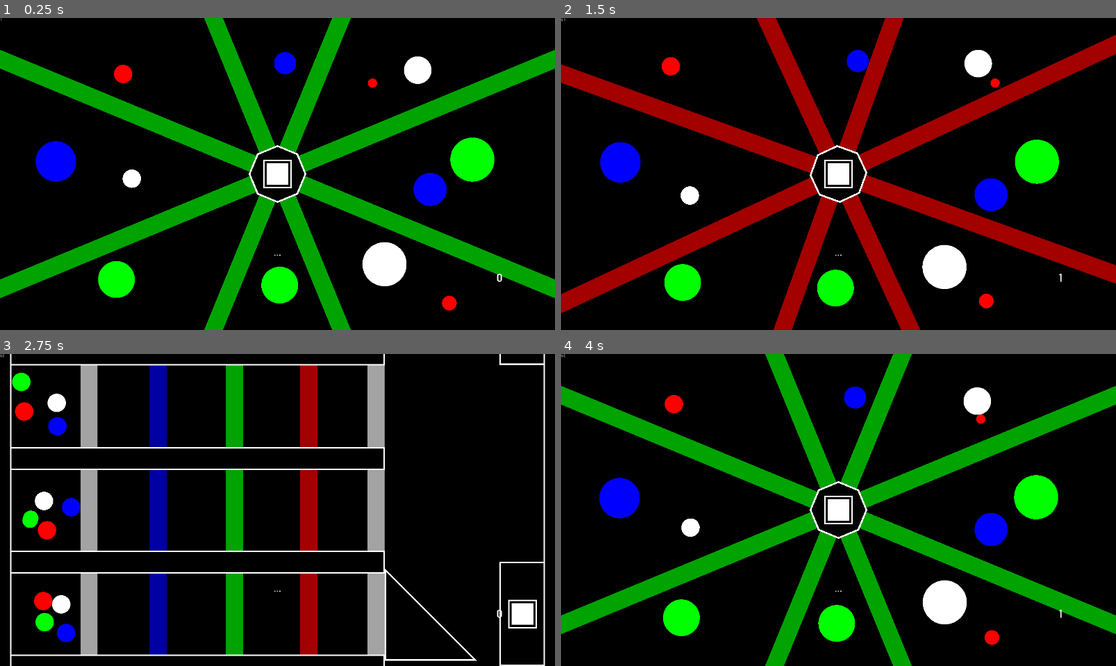
Above: before the commit, frames 1-4 (two rows, left to right).
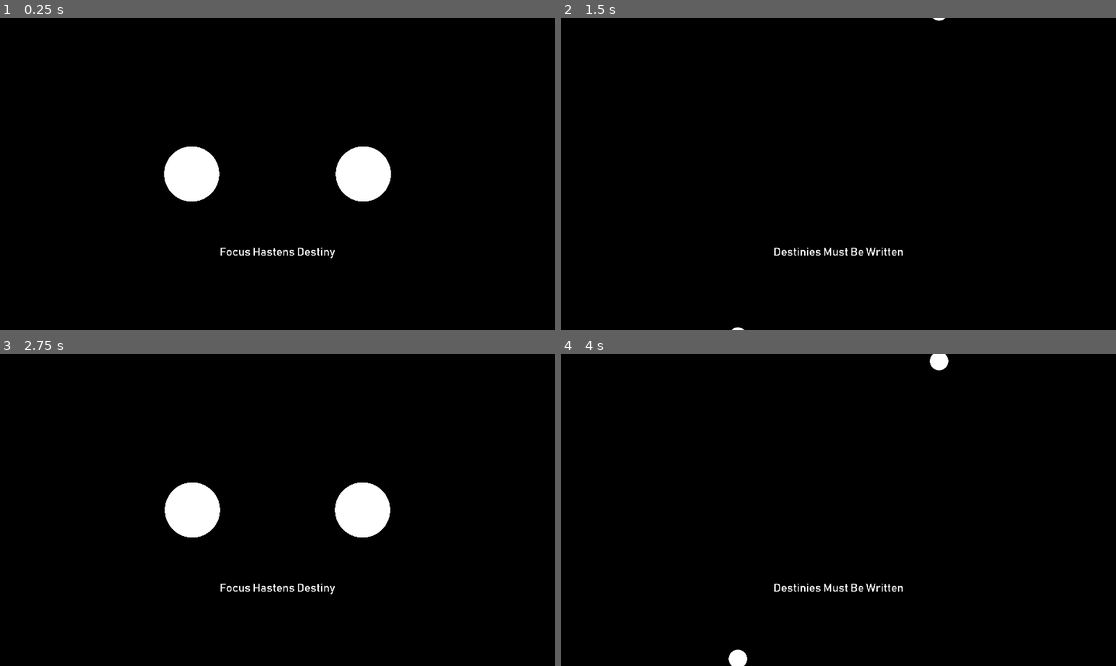
Above: after the commit, the same moments.

Repository: Dark-Gran/Spirit-Circles
Game: Godot game, scene res://src/Main.tscn
Same seed, same stepped clock (60 frames per second), same inputs: the game is played once before the commit and once after it.
Inputs (mouse positions are in pixels of both pictures, inside the frame that each line leads up to):
- Up to frame 1 (0.25 s): no input
- Up to frame 2 (1.5 s): click (838, 174) at 0.52 s; move the mouse to (960, 158) at 1.27 s; hold Right (ui_right) from 1.28 s (still down)
- Up to frame 3 (2.75 s): tap Space (ui_accept) at 1.52, 2.27 s; move the mouse to (166, 525) at 2.02 s; release Right (ui_right) at 2.03 s; hold Left (ui_left) from 2.03 s (still down)
- Up to frame 4 (4 s): move the mouse to (894, 441) at 2.77 s; release Left (ui_left) at 2.78 s; hold Right (ui_right) from 2.78 s (still down); move the mouse to (810, 572) at 3.52 s; tap Space (ui_accept) at 3.77 s

The runs differ from the first frame. In frame 1, 26% of the frame differs, in the area x 0-100%, y 0-100%; in frame 2, 23%; in frame 3, 20%; in frame 4, 23%.

Commit message:
level color changes (blue x green) + fps hidden by default

Diff:
--- a/src/world/World.gd
+++ b/src/world/World.gd
@@ -20,8 +20,9 @@
 # Level Loading
 
 func _ready():
+	$DebugGUI/FPS.visible = false
 	enable_continue(false)
-	level_id = 20
+	level_id = 1
 	move_to_level(level_id)
 
 func reload_level():
--- a/src/world/levels/Level_004.tscn
+++ b/src/world/levels/Level_004.tscn
@@ -15,44 +15,6 @@
 angle = 210
 size = 10.0
 
-[node name="Circle2" parent="Circles" instance=ExtResource( 1 )]
-position = Vector2( 662.302, 449.145 )
-color_type = 2
-angle = 90
-size = 12.0
-
-[node name="Circle3" parent="Circles" instance=ExtResource( 1 )]
-position = Vector2( 1194.03, 896.63 )
-color_type = 2
-angle = 110
-size = 25.0
-
-[node name="Circle4" parent="Circles" instance=ExtResource( 1 )]
-position = Vector2( 1576.94, 844.724 )
-angle = 30
-size = 24.0
-
-[node name="Circle5" parent="Circles" instance=ExtResource( 1 )]
-position = Vector2( 1218.02, 212.582 )
-color_type = 2
-angle = 240
-size = 15.0
-
-[node name="Circle6" parent="Circles" instance=ExtResource( 1 )]
-position = Vector2( 1637.32, 258.783 )
-color_type = 2
-angle = 100
-
-[node name="Circle7" parent="Circles" instance=ExtResource( 1 )]
-position = Vector2( 1398.53, 426.558 )
-angle = 175
-
-[node name="Circle8" parent="Circles" instance=ExtResource( 1 )]
-position = Vector2( 982.378, 498.955 )
-color_type = 2
-angle = -20
-size = 19.0
-
 [node name="Circle9" parent="Circles" instance=ExtResource( 1 )]
 position = Vector2( 489.116, 722.78 )
 angle = -20
@@ -62,3 +24,41 @@
 position = Vector2( 501.195, 185.231 )
 angle = -10
 size = 12.0
+
+[node name="Circle4" parent="Circles" instance=ExtResource( 1 )]
+position = Vector2( 1576.94, 844.724 )
+angle = 30
+size = 24.0
+
+[node name="Circle7" parent="Circles" instance=ExtResource( 1 )]
+position = Vector2( 1398.53, 426.558 )
+angle = 175
+
+[node name="Circle5" parent="Circles" instance=ExtResource( 1 )]
+position = Vector2( 1218.02, 212.582 )
+color_type = 1
+angle = 240
+size = 15.0
+
+[node name="Circle6" parent="Circles" instance=ExtResource( 1 )]
+position = Vector2( 1637.32, 258.783 )
+color_type = 1
+angle = 100
+
+[node name="Circle8" parent="Circles" instance=ExtResource( 1 )]
+position = Vector2( 982.378, 498.955 )
+color_type = 1
+angle = -20
+size = 19.0
+
+[node name="Circle2" parent="Circles" instance=ExtResource( 1 )]
+position = Vector2( 662.302, 449.145 )
+color_type = 1
+angle = 90
+size = 12.0
+
+[node name="Circle3" parent="Circles" instance=ExtResource( 1 )]
+position = Vector2( 1194.03, 896.63 )
+color_type = 1
+angle = 110
+size = 25.0
--- a/src/world/levels/Level_005.tscn
+++ b/src/world/levels/Level_005.tscn
@@ -15,50 +15,50 @@
 angle = 210
 size = 10.0
 
-[node name="Circle2" parent="Circles" instance=ExtResource( 1 )]
-position = Vector2( 662.302, 449.145 )
-color_type = 1
-angle = 90
+[node name="Circle9" parent="Circles" instance=ExtResource( 1 )]
+position = Vector2( 489.116, 722.78 )
+angle = -20
+size = 17.0
+
+[node name="Circle7" parent="Circles" instance=ExtResource( 1 )]
+position = Vector2( 1398.53, 426.558 )
+angle = 175
+
+[node name="Circle10" parent="Circles" instance=ExtResource( 1 )]
+position = Vector2( 501.195, 185.231 )
+angle = -10
 size = 12.0
-
-[node name="Circle3" parent="Circles" instance=ExtResource( 1 )]
-position = Vector2( 1194.03, 896.63 )
-color_type = 1
-angle = 110
-size = 25.0
 
 [node name="Circle4" parent="Circles" instance=ExtResource( 1 )]
 position = Vector2( 1576.94, 844.724 )
 angle = 30
 size = 24.0
 
+[node name="Circle6" parent="Circles" instance=ExtResource( 1 )]
+position = Vector2( 1629.32, 259.783 )
+color_type = 2
+angle = 100
+
 [node name="Circle5" parent="Circles" instance=ExtResource( 1 )]
 position = Vector2( 1210.02, 212.582 )
-color_type = 1
+color_type = 2
 angle = 240
 size = 15.0
 
-[node name="Circle6" parent="Circles" instance=ExtResource( 1 )]
-position = Vector2( 1629.32, 259.783 )
-color_type = 1
-angle = 100
-
-[node name="Circle7" parent="Circles" instance=ExtResource( 1 )]
-position = Vector2( 1398.53, 426.558 )
-angle = 175
-
 [node name="Circle8" parent="Circles" instance=ExtResource( 1 )]
 position = Vector2( 982.378, 498.955 )
-color_type = 1
+color_type = 2
 angle = -20
 size = 19.0
 
-[node name="Circle9" parent="Circles" instance=ExtResource( 1 )]
-position = Vector2( 489.116, 722.78 )
-angle = -20
-size = 17.0
+[node name="Circle3" parent="Circles" instance=ExtResource( 1 )]
+position = Vector2( 1194.03, 896.63 )
+color_type = 2
+angle = 110
+size = 25.0
 
-[node name="Circle10" parent="Circles" instance=ExtResource( 1 )]
-position = Vector2( 501.195, 185.231 )
-angle = -10
+[node name="Circle2" parent="Circles" instance=ExtResource( 1 )]
+position = Vector2( 662.302, 449.145 )
+color_type = 2
+angle = 90
 size = 12.0
--- a/src/world/levels/Level_006.tscn
+++ b/src/world/levels/Level_006.tscn
@@ -9,60 +9,60 @@
 
 [node name="Circles" type="Node2D" parent="."]
 
-[node name="Circle" parent="Circles" instance=ExtResource( 1 )]
-position = Vector2( 213.783, 144.525 )
+[node name="Circle8" parent="Circles" instance=ExtResource( 1 )]
+position = Vector2( 715.41, 931.443 )
 color_type = 1
-angle = 210
-size = 10.0
+angle = -20
+size = 19.0
 
 [node name="Circle2" parent="Circles" instance=ExtResource( 1 )]
 position = Vector2( 1282.25, 663.4 )
-color_type = 2
+color_type = 1
 angle = 90
 size = 12.0
 
-[node name="Circle3" parent="Circles" instance=ExtResource( 1 )]
-position = Vector2( 248.43, 632.915 )
-color_type = 1
-angle = 110
-size = 25.0
-
 [node name="Circle4" parent="Circles" instance=ExtResource( 1 )]
 position = Vector2( 1678.39, 534.708 )
-color_type = 2
+color_type = 1
 angle = 30
 size = 24.0
 
 [node name="Circle5" parent="Circles" instance=ExtResource( 1 )]
 position = Vector2( 1048.18, 417.418 )
-color_type = 2
+color_type = 1
 angle = 240
 size = 15.0
 
 [node name="Circle6" parent="Circles" instance=ExtResource( 1 )]
 position = Vector2( 1553.68, 143.017 )
-color_type = 2
+color_type = 1
 angle = 100
 
 [node name="Circle7" parent="Circles" instance=ExtResource( 1 )]
 position = Vector2( 1434.01, 891.18 )
-color_type = 1
+color_type = 2
 angle = 175
 size = 17.0
 
-[node name="Circle8" parent="Circles" instance=ExtResource( 1 )]
-position = Vector2( 715.41, 931.443 )
-color_type = 2
-angle = -20
-size = 19.0
-
 [node name="Circle9" parent="Circles" instance=ExtResource( 1 )]
 position = Vector2( 744.469, 534.835 )
-color_type = 1
+color_type = 2
+
+[node name="Circle" parent="Circles" instance=ExtResource( 1 )]
+position = Vector2( 213.783, 144.525 )
+color_type = 2
+angle = 210
+size = 10.0
+
+[node name="Circle3" parent="Circles" instance=ExtResource( 1 )]
+position = Vector2( 248.43, 632.915 )
+color_type = 2
+angle = 110
+size = 25.0
 
 [node name="Circle10" parent="Circles" instance=ExtResource( 1 )]
 position = Vector2( 1079.11, 253.235 )
-color_type = 1
+color_type = 2
 angle = -10
 size = 12.0
 
--- a/src/world/levels/Level_007.tscn
+++ b/src/world/levels/Level_007.tscn
@@ -12,13 +12,13 @@
 
 [node name="Circle" parent="Circles" instance=ExtResource( 1 )]
 position = Vector2( 408.813, 196.85 )
-color_type = 2
+color_type = 1
 angle = 210
 size = 10.0
 
 [node name="Circle2" parent="Circles" instance=ExtResource( 1 )]
 position = Vector2( 1679.45, 754.039 )
-color_type = 1
+color_type = 2
 angle = 90
 size = 18.0
 
@@ -29,7 +29,7 @@
 
 [node name="Circle4" parent="Circles" instance=ExtResource( 1 )]
 position = Vector2( 1699.8, 335.181 )
-color_type = 2
+color_type = 1
 angle = 30
 size = 24.0
 
@@ -48,29 +48,29 @@
 
 [node name="Circle8" parent="Circles" instance=ExtResource( 1 )]
 position = Vector2( 715.41, 931.443 )
-color_type = 2
+color_type = 1
 angle = -20
 size = 19.0
 
 [node name="Circle9" parent="Circles" instance=ExtResource( 1 )]
 position = Vector2( 780.145, 613.323 )
-color_type = 1
+color_type = 2
 
 [node name="Circle10" parent="Circles" instance=ExtResource( 1 )]
 position = Vector2( 1044.25, 283.505 )
-color_type = 1
+color_type = 2
 angle = -10
 size = 12.0
 
 [node name="Circle11" parent="Circles" instance=ExtResource( 1 )]
 position = Vector2( 1081.07, 498.338 )
-color_type = 2
+color_type = 1
 angle = 150
 size = 24.0
 
 [node name="Circle12" parent="Circles" instance=ExtResource( 1 )]
 position = Vector2( 192.603, 351.617 )
-color_type = 1
+color_type = 2
 angle = 15
 size = 22.0
 
--- a/src/world/levels/Level_009.tscn
+++ b/src/world/levels/Level_009.tscn
@@ -57,7 +57,7 @@
 
 [node name="Circle9" parent="Circles" instance=ExtResource( 1 )]
 position = Vector2( 331.353, 653.182 )
-color_type = 1
+color_type = 2
 
 [node name="Circle10" parent="Circles" instance=ExtResource( 1 )]
 position = Vector2( 1607.57, 429.665 )
@@ -67,7 +67,7 @@
 
 [node name="Circle11" parent="Circles" instance=ExtResource( 1 )]
 position = Vector2( 506.452, 468.083 )
-color_type = 2
+color_type = 1
 angle = 150
 size = 24.0
 
--- a/src/world/levels/Level_010.tscn
+++ b/src/world/levels/Level_010.tscn
@@ -15,13 +15,13 @@
 
 [node name="Circle" parent="Circles" instance=ExtResource( 1 )]
 position = Vector2( 444.489, 192.093 )
-color_type = 2
+color_type = 1
 angle = 210
 size = 10.0
 
 [node name="Circle2" parent="Circles" instance=ExtResource( 1 )]
 position = Vector2( 1679.45, 754.039 )
-color_type = 1
+color_type = 2
 angle = 90
 size = 18.0
 
@@ -32,7 +32,7 @@
 
 [node name="Circle4" parent="Circles" instance=ExtResource( 1 )]
 position = Vector2( 1699.8, 335.181 )
-color_type = 2
+color_type = 1
 angle = 30
 size = 24.0
 
@@ -51,29 +51,29 @@
 
 [node name="Circle8" parent="Circles" instance=ExtResource( 1 )]
 position = Vector2( 715.41, 931.443 )
-color_type = 2
+color_type = 1
 angle = -20
 size = 19.0
 
 [node name="Circle9" parent="Circles" instance=ExtResource( 1 )]
 position = Vector2( 575.601, 715.595 )
-color_type = 1
+color_type = 2
 
 [node name="Circle10" parent="Circles" instance=ExtResource( 1 )]
 position = Vector2( 1194.09, 373.885 )
-color_type = 1
+color_type = 2
 angle = -10
 size = 12.0
 
 [node name="Circle11" parent="Circles" instance=ExtResource( 1 )]
 position = Vector2( 1297.51, 786.126 )
-color_type = 2
+color_type = 1
 angle = 150
 size = 24.0
 
 [node name="Circle12" parent="Circles" instance=ExtResource( 1 )]
 position = Vector2( 285.361, 373.023 )
-color_type = 1
+color_type = 2
 angle = 15
 size = 22.0
 
@@ -84,24 +84,24 @@
 [node name="Beam" parent="Statics/Beams" instance=ExtResource( 7 )]
 position = Vector2( 960, 911.138 )
 scale = Vector2( 1.6, 0.7 )
-color_type = 1
+color_type = 2
 
 [node name="Beam2" parent="Statics/Beams" instance=ExtResource( 7 )]
 position = Vector2( 960, 183.138 )
 scale = Vector2( 1.6, 0.7 )
-color_type = 1
+color_type = 2
 
 [node name="Beam3" parent="Statics/Beams" instance=ExtResource( 7 )]
 position = Vector2( 370.939, 540 )
 rotation = 1.5708
 scale = Vector2( 1.6, 2 )
-color_type = 2
+color_type = 1
 
 [node name="Beam4" parent="Statics/Beams" instance=ExtResource( 7 )]
 position = Vector2( 1574.49, 540 )
 rotation = 1.5708
 scale = Vector2( 1.6, 2 )
-color_type = 2
+color_type = 1
 
 [node name="Wall3" parent="Statics" instance=ExtResource( 5 )]
 position = Vector2( 960, 540 )
--- a/src/world/levels/Level_011.tscn
+++ b/src/world/levels/Level_011.tscn
@@ -16,7 +16,7 @@
 
 [node name="Circle" parent="Circles" instance=ExtResource( 1 )]
 position = Vector2( 155.423, 225.576 )
-color_type = 2
+color_type = 1
 angle = 210
 size = 10.0
 
@@ -58,7 +58,7 @@
 
 [node name="Circle9" parent="Circles" instance=ExtResource( 1 )]
 position = Vector2( 838.429, 635.189 )
-color_type = 1
+color_type = 2
 
 [node name="Statics" type="Node2D" parent="."]
 
--- a/src/world/levels/Level_012.tscn
+++ b/src/world/levels/Level_012.tscn
@@ -48,11 +48,11 @@
 
 [node name="Circle6" parent="Circles" instance=ExtResource( 1 )]
 position = Vector2( 1097.25, 529.204 )
-color_type = 1
+color_type = 2
 
 [node name="Circle8" parent="Circles" instance=ExtResource( 1 )]
 position = Vector2( 798.569, 597.776 )
-color_type = 2
+color_type = 1
 angle = -20
 size = 19.0
 
--- a/src/world/levels/Level_014.tscn
+++ b/src/world/levels/Level_014.tscn
@@ -49,7 +49,7 @@
 
 [node name="Circle8" parent="Circles" instance=ExtResource( 1 )]
 position = Vector2( 424.738, 817.572 )
-color_type = 2
+color_type = 1
 angle = 30
 size = 20.0
 
@@ -59,18 +59,18 @@
 
 [node name="Circle10" parent="Circles" instance=ExtResource( 1 )]
 position = Vector2( 1044.25, 283.505 )
-color_type = 1
+color_type = 2
 angle = -10
 size = 12.0
 
 [node name="Circle11" parent="Circles" instance=ExtResource( 1 )]
 position = Vector2( 1102.05, 509.321 )
-color_type = 2
+color_type = 1
 angle = 150
 size = 20.0
 
 [node name="Circle12" parent="Circles" instance=ExtResource( 1 )]
 position = Vector2( 327.451, 435.522 )
-color_type = 1
+color_type = 2
 angle = 15
 size = 22.0
--- a/src/world/levels/Level_020.tscn
+++ b/src/world/levels/Level_020.tscn
@@ -61,13 +61,13 @@
 
 [node name="Circle10" parent="Circles" instance=ExtResource( 1 )]
 position = Vector2( 978.734, 157.513 )
-color_type = 1
+color_type = 2
 angle = -10
 size = 12.0
 
 [node name="Circle11" parent="Circles" instance=ExtResource( 1 )]
 position = Vector2( 971.018, 922.575 )
-color_type = 2
+color_type = 1
 angle = 150
 size = 20.0
 
